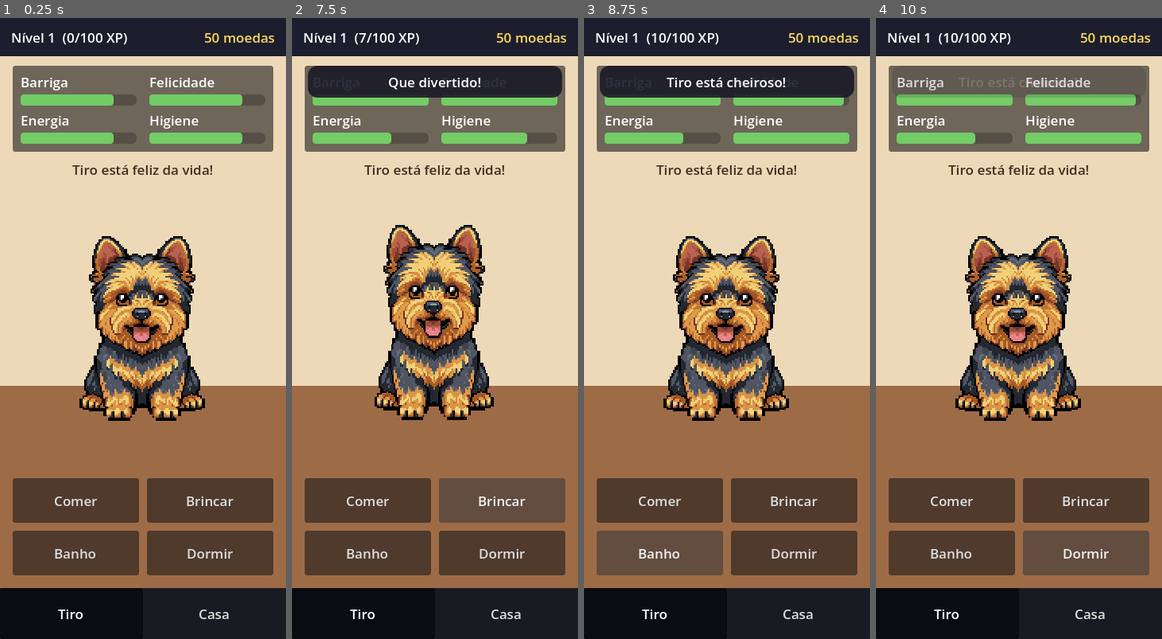
Above: before the commit, frames 1-4 (left to right).
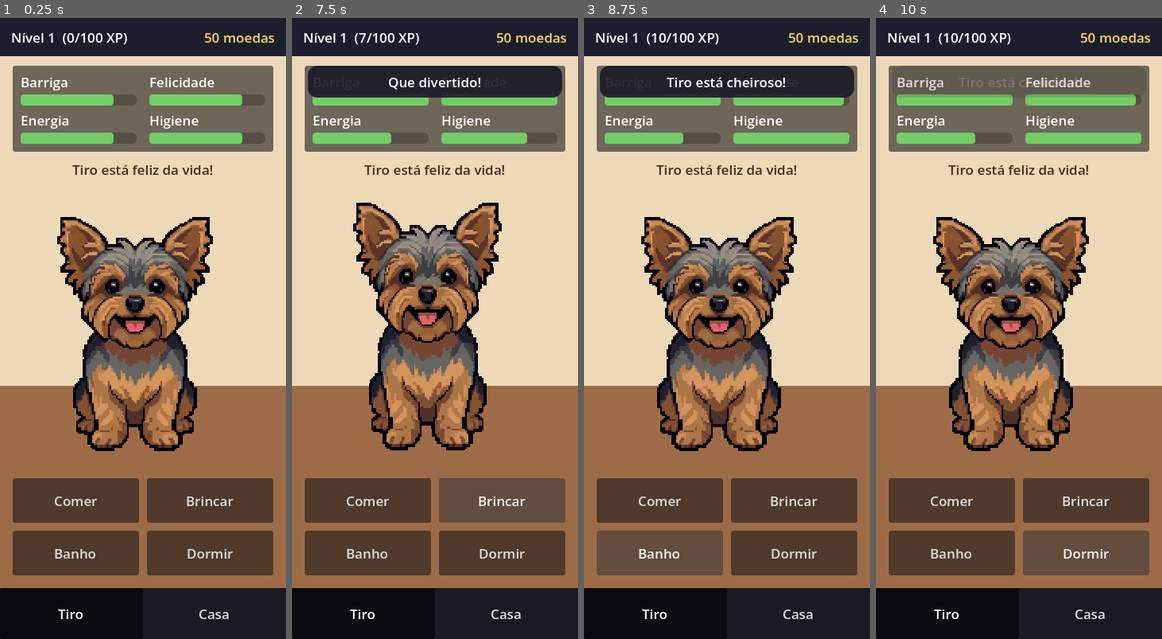
Above: after the commit, the same moments.

Repository: Vitorawi/tiro-adventure
Game: Godot game, scene res://scenes/main/main.tscn
Same seed, same stepped clock (60 frames per second), same inputs: the game is played once before the commit and once after it.
Inputs:
- Up to frame 1 (0.25 s): no input
- Up to frame 2 (7.5 s): click "Comer" at 0.5 s; click "Brincar" at 1.25 s; click "Banho" at 2 s; click "Dormir" at 2.75 s; click "Tiro" at 3.5 s; click "Casa" at 4.25 s; click "Dar" at 5 s; click "Comer" at 5.75 s; click "Dar" at 6.5 s; click "Brincar" at 7.25 s
- Up to frame 3 (8.75 s): click "Banho" at 8 s
- Up to frame 4 (10 s): click "Dormir" at 8.75 s; click "Acordar" at 9.5 s

The runs differ from the first frame. In frame 1, 13% of the frame differs, in the area x 20-75%, y 32-70%; in frame 2, 13%, in the area x 21-74%, y 29-70%; in frame 3, 13%; in frame 4, 13%.

Commit message:
Arte v2 do Tiro: sprite do mundo (pro, 8 dir) com andar/parado/sentar/dormir/comer/latir e retrato detalhado 160px

Diff:
--- a/game/scenes/entities/dog_world/dog_world.gd
+++ b/game/scenes/entities/dog_world/dog_world.gd
@@ -1,13 +1,22 @@
 class_name DogWorld
 extends Hotspot
 ## Tiro pequeno no Mundo. Anda sozinho entre pontos do chão, vai à tigela
-## quando está com fome e dorme no sofá. Tocar nele abre a Tela do Pet.
+## quando está com fome, dorme no sofá, senta e late de vez em quando.
+## Tocar nele abre a Tela do Pet.
+##
+## Sprites (PixelLab) em SPRITE_DIR:
+##   rotations/<direção>.png               pose parada por direção
+##   <ação>/<direção>/frame_XX.png         animações (walk, idle, sit, bark, sleep, eat)
+## Direções que faltam usam o espelho (oeste <-> leste) ou qualquer outra disponível.
 
 const SPRITE_DIR := "res://assets/sprites/characters/tiro_world/"
-const SPRITE_SCALE := 2.0
-## Distância (px de tela) do centro do sprite até as patas.
-const FEET_OFFSET := 32.0
+const SPRITE_SCALE := 1.0
+## Distância (px) do centro do canvas do sprite até as patas.
+const FEET_OFFSET := 26.0
 const HUNGRY := 30.0
+## Ações em loop; as demais (sit, sleep, bark) tocam uma vez e param na última pose.
+const LOOPING := ["walk", "idle", "eat"]
+const MIRROR := { "west": "east", "east": "west" }
 
 var walk_points: Array[Vector2] = []
 var bowl_point := Vector2.ZERO
@@ -22,9 +31,9 @@
 	_sprite = AnimatedSprite2D.new()
 	_sprite.sprite_frames = _build_frames()
 	_sprite.scale = Vector2.ONE * SPRITE_SCALE
-	_sprite.position = Vector2(size.x / 2.0, size.y - FEET_OFFSET)
+	_sprite.position = Vector2(size.x / 2.0, size.y - FEET_OFFSET * SPRITE_SCALE)
 	add_child(_sprite)
-	_play_idle("south")
+	_play("idle", "south")
 	tapped.connect(func() -> void: Events.screen_requested.emit(&"pet"))
 	_brain()
 
@@ -38,76 +47,113 @@
 	return position + Vector2(size.x / 2.0, size.y)
 
 
+# --- Comportamento -----------------------------------------------------------
+
 func _brain() -> void:
 	await get_tree().process_frame
 	while is_inside_tree():
 		var dog := GameState.dog
 		if dog.sleeping:
 			await _walk_to(sleep_point)
-			_play_idle("south")
+			_play("sleep", "east")
 			await _wait(2.0)
 			continue
+		if dog.get_need("hunger", GameState.now()) < HUNGRY and randf() < 0.6:
+			await _walk_to(bowl_point)
+			_play("eat", "east")
+			await _wait(3.0)
+			continue
+		await _idle_moment()
+		if is_inside_tree() and not walk_points.is_empty():
+			await _walk_to(walk_points.pick_random())
+
+
+func _idle_moment() -> void:
+	var roll := randf()
+	if roll < 0.25:
+		_play("sit", _facing)
+		await _wait(randf_range(3.0, 6.0))
+	elif roll < 0.35:
+		_play("bark", "south")
+		await _wait(1.5)
+	else:
+		_play("idle", _facing)
 		await _wait(randf_range(1.5, 4.0))
-		if not is_inside_tree() or walk_points.is_empty():
-			continue
-		var target: Vector2 = walk_points.pick_random()
-		if dog.get_need("hunger", GameState.now()) < HUNGRY and randf() < 0.6:
-			target = bowl_point
-		await _walk_to(target)
 
 
 func _walk_to(point: Vector2) -> void:
 	var delta := point - _feet()
 	if delta.length() < 4.0 or not is_inside_tree():
 		return
-	_play_walk(delta)
+	if absf(delta.x) > absf(delta.y) * 1.2:
+		_facing = "east" if delta.x > 0.0 else "west"
+	else:
+		_facing = "south" if delta.y > 0.0 else "north"
+	_play("walk", _facing)
 	var energy := GameState.dog.get_need("energy", GameState.now())
-	var speed := lerpf(40.0, 90.0, energy / 100.0)
+	var speed := lerpf(35.0, 80.0, energy / 100.0)
 	var tween := create_tween()
 	tween.tween_property(self, "position", point - Vector2(size.x / 2.0, size.y), delta.length() / speed)
 	await tween.finished
-	_play_idle(_facing)
+	_play("idle", _facing)
 
 
 func _wait(seconds: float) -> void:
 	await get_tree().create_timer(seconds).timeout
 
 
-func _play_walk(delta: Vector2) -> void:
-	if absf(delta.x) > absf(delta.y) * 1.2:
-		_facing = "east" if delta.x > 0.0 else "west"
-	else:
-		_facing = "south" if delta.y > 0.0 else "north"
-	# Só existe walk para leste; oeste é o leste espelhado.
-	var anim := "walk_" + ("east" if _facing == "west" else _facing)
-	_sprite.flip_h = _facing == "west"
-	if _sprite.sprite_frames.has_animation(anim):
-		_sprite.play(anim)
+# --- Animação ----------------------------------------------------------------
 
-
-func _play_idle(direction: String) -> void:
-	var anim := "idle_" + direction
-	_sprite.flip_h = false
-	if _sprite.sprite_frames.has_animation(anim):
-		_sprite.play(anim)
+## Toca "<ação>_<direção>"; sem ela, tenta o espelho e depois qualquer direção.
+func _play(action: String, direction: String) -> void:
+	var frames := _sprite.sprite_frames
+	var flip := false
+	var anim := "%s_%s" % [action, direction]
+	if not frames.has_animation(anim) and MIRROR.has(direction):
+		anim = "%s_%s" % [action, MIRROR[direction]]
+		flip = true
+	if not frames.has_animation(anim):
+		flip = false
+		anim = ""
+		for candidate in frames.get_animation_names():
+			if candidate.begins_with(action + "_"):
+				anim = candidate
+				break
+	if anim == "":
+		anim = "pose_" + direction
+	if not frames.has_animation(anim):
+		return
+	if _sprite.animation == anim and _sprite.flip_h == flip:
+		return  # já está tocando/parado nessa pose (não reinicia "deitar", "sentar")
+	_sprite.flip_h = flip
+	_sprite.play(anim)
 
 
 func _build_frames() -> SpriteFrames:
 	var frames := SpriteFrames.new()
-	for direction: String in ["south", "east", "north", "west"]:
-		var path := SPRITE_DIR + "rotations/%s.png" % direction
-		if ResourceLoader.exists(path):
-			frames.add_animation("idle_" + direction)
-			frames.add_frame("idle_" + direction, load(path))
-	for direction: String in ["south", "east", "north"]:
-		var folder := SPRITE_DIR + "walk/%s/" % direction
-		var files := Array(ResourceLoader.list_directory(folder))
-		files.sort()
-		var anim := "walk_" + direction
-		for file: String in files:
-			if file.ends_with(".png"):
-				if not frames.has_animation(anim):
-					frames.add_animation(anim)
-					frames.set_animation_speed(anim, 10.0)
-				frames.add_frame(anim, load(folder + file))
+	for file in ResourceLoader.list_directory(SPRITE_DIR + "rotations/"):
+		if file.ends_with(".png"):
+			var anim := "pose_" + file.get_basename()
+			frames.add_animation(anim)
+			frames.add_frame(anim, load(SPRITE_DIR + "rotations/" + file))
+	for action in ResourceLoader.list_directory(SPRITE_DIR):
+		if not action.ends_with("/") or action == "rotations/":
+			continue
+		action = action.trim_suffix("/")
+		for direction in ResourceLoader.list_directory(SPRITE_DIR + action + "/"):
+			if direction.ends_with("/"):
+				_add_animation(frames, action, direction.trim_suffix("/"))
 	return frames
+
+
+func _add_animation(frames: SpriteFrames, action: String, direction: String) -> void:
+	var folder := "%s%s/%s/" % [SPRITE_DIR, action, direction]
+	var files := Array(ResourceLoader.list_directory(folder))
+	files.sort()
+	var anim := "%s_%s" % [action, direction]
+	frames.add_animation(anim)
+	frames.set_animation_speed(anim, 8.0)
+	frames.set_animation_loop(anim, action in LOOPING)
+	for file: String in files:
+		if file.ends_with(".png"):
+			frames.add_frame(anim, load(folder + file))
--- a/game/scenes/ui/pet_screen/pet_screen.tscn
+++ b/game/scenes/ui/pet_screen/pet_screen.tscn
@@ -81,7 +81,7 @@
 
 [node name="DogSprite" type="TextureRect" parent="Margin/VBox/DogArea"]
 unique_name_in_owner = true
-custom_minimum_size = Vector2(256, 256)
+custom_minimum_size = Vector2(320, 320)
 layout_mode = 2
 texture = ExtResource("2_tiro")
 expand_mode = 1
Binary file changed: game/assets/sprites/characters/tiro_pet/tiro_pet_idle_front.png
Binary file added: game/assets/sprites/characters/tiro_world/bark/south/frame_00.png
Not shown, added: game/assets/sprites/characters/tiro_world/bark/south/frame_00.png.import
Binary file added: game/assets/sprites/characters/tiro_world/bark/south/frame_01.png
Not shown, added: game/assets/sprites/characters/tiro_world/bark/south/frame_01.png.import
Binary file added: game/assets/sprites/characters/tiro_world/bark/south/frame_02.png
Not shown, added: game/assets/sprites/characters/tiro_world/bark/south/frame_02.png.import
Binary file added: game/assets/sprites/characters/tiro_world/bark/south/frame_03.png
Not shown, added: game/assets/sprites/characters/tiro_world/bark/south/frame_03.png.import
Binary file added: game/assets/sprites/characters/tiro_world/bark/south/frame_04.png
Not shown, added: game/assets/sprites/characters/tiro_world/bark/south/frame_04.png.import
Binary file added: game/assets/sprites/characters/tiro_world/bark/south/frame_05.png
(and 152 more such lines)
